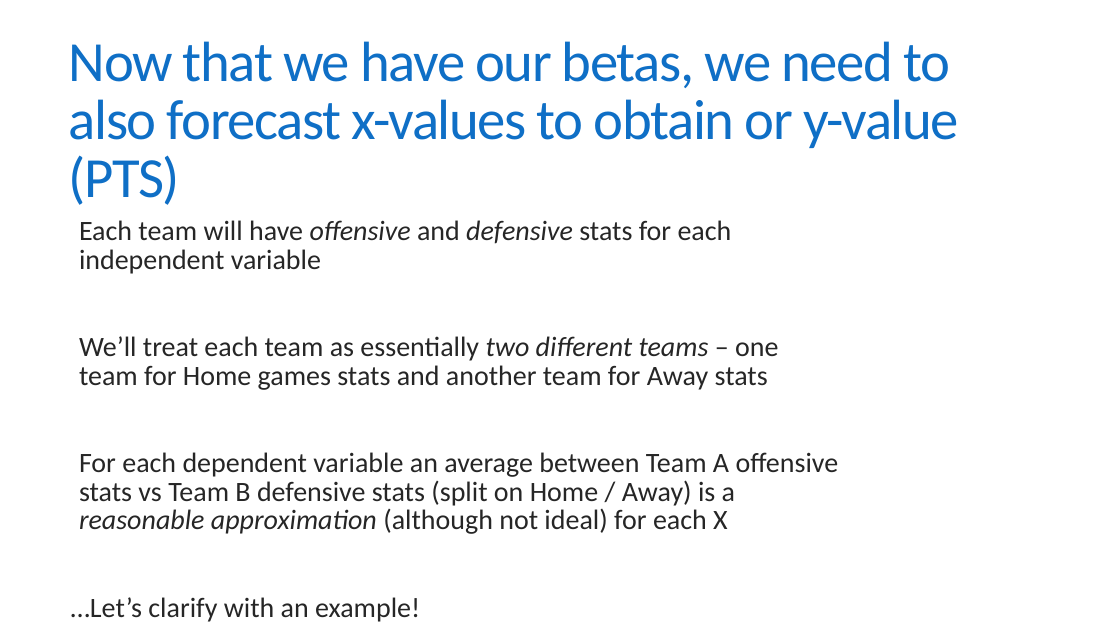
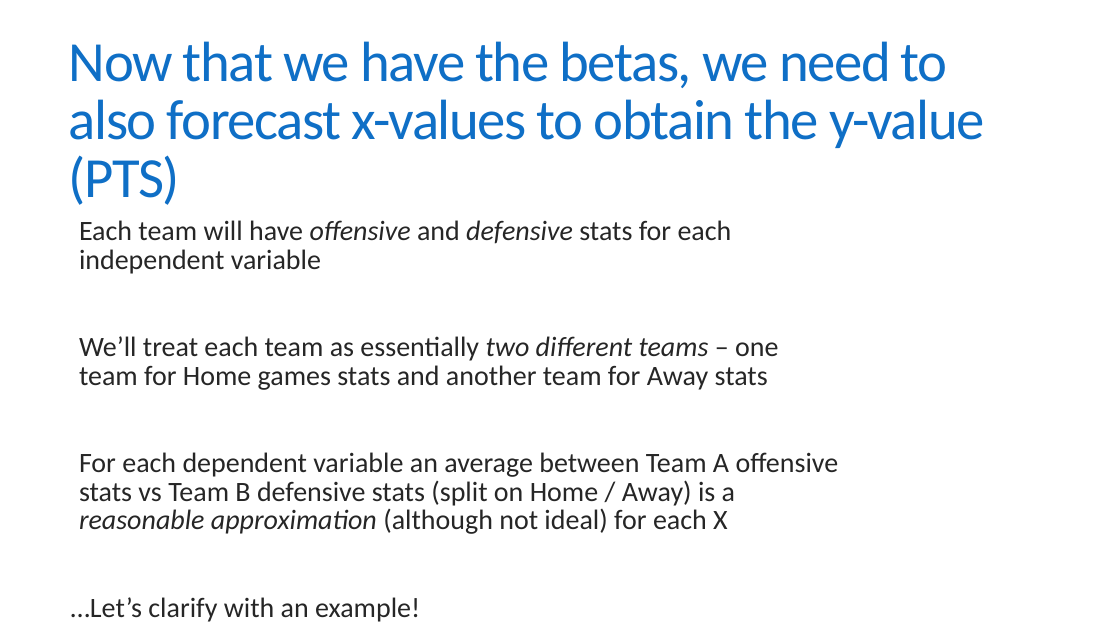
Before and after one commit to dlgoldman/DS-SF-30, a slide deck: slide 9 of final-project/3/Final_Project_3_David_Goldman.pptx. Drawn at 1120x630 pixels with LibreOffice and Linux fonts; fonts in the diff are those of the drawing. Boxes give left, top, right and bottom in pixels: in the first picture for what was removed or moved away, otherwise in the second. Text is boxed around its words. In the diff, an @@ line names an element or a change of style, - is before the commit and + after.

```diff
--- a/final-project/3/Final_Project_3_David_Goldman.pptx
+++ b/final-project/3/Final_Project_3_David_Goldman.pptx
@@ title at (x1=69, y1=41, x2=985, y2=205): text changed @@
-Now that we have our betas, we need to also forecast x-values to obtain or y-value (PTS)
+Now that we have the betas, we need to also forecast x-values to obtain the y-value (PTS)
```
Also in this commit, not shown: 3 other slides changed, 1 other file.
